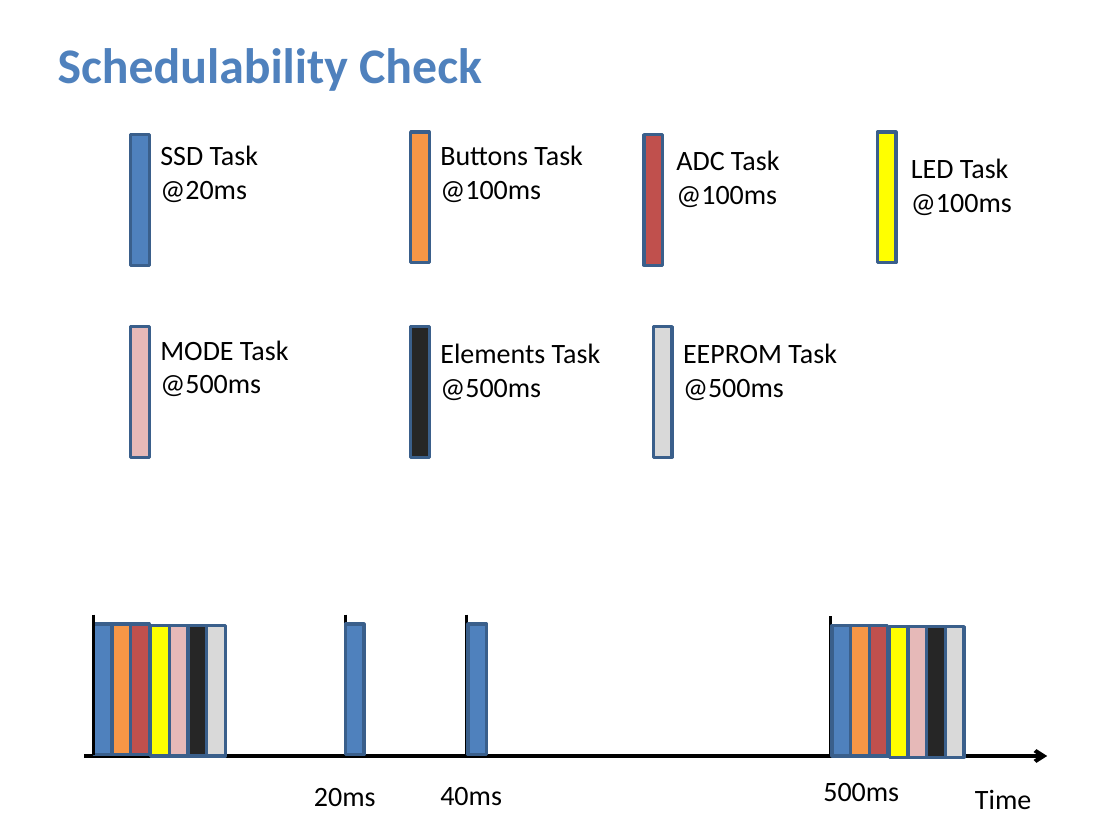
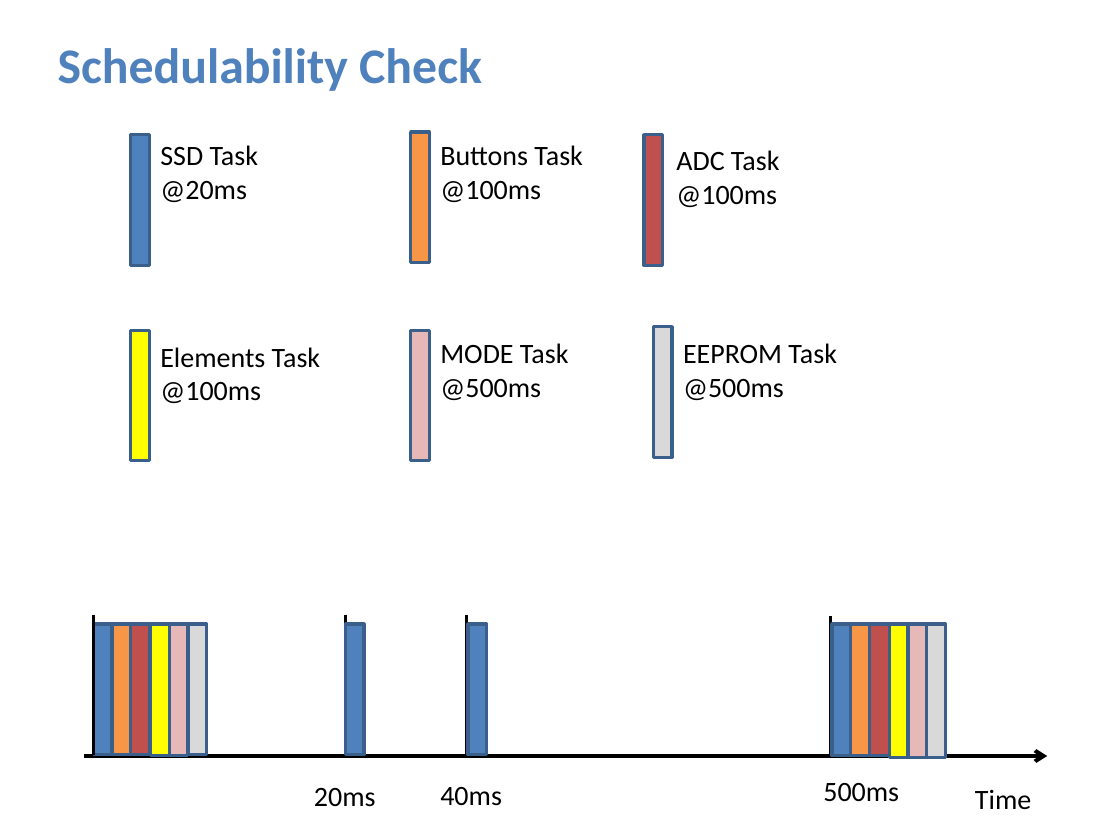
Before and after one commit to Abdelaziz-Sayed-Mohamed/water_heater, a slide deck: slide 4 of WaterHeater.pptx. Drawn at 1120x840 pixels with LibreOffice and Linux fonts; fonts in the diff are those of the drawing. Boxes give left, top, right and bottom in pixels: in the first picture for what was removed or moved away, otherwise in the second. Text is boxed around its words. In the diff, an @@ line names an element or a change of style, - is before the commit and + after.

```diff
--- a/WaterHeater.pptx
+++ b/WaterHeater.pptx
@@ rectangle removed at [411, 327, 430, 458] @@
@@ rectangle: place and size @@
-rectangle at [877, 132, 896, 263]
+rectangle at [131, 330, 150, 461]
@@ text at [160, 347, 321, 403]: text changed @@
-LED Task @100ms
+Elements Task @100ms
@@ rectangle: place and size @@
-rectangle at [131, 327, 150, 458]
+rectangle at [411, 330, 430, 461]
@@ text "MODE Task @500ms": place and size @@
-text "MODE Task @500ms" at [160, 340, 289, 396]
+text "MODE Task @500ms" at [440, 343, 569, 400]
@@ text removed at [440, 343, 601, 400] @@
-Elements Task @500ms
@@ rectangle: place and size @@
-rectangle at [207, 625, 226, 756]
+rectangle at [188, 624, 207, 755]
@@ rectangle removed at [188, 625, 207, 756] @@
@@ rectangle: place and size @@
-rectangle at [851, 625, 870, 756]
+rectangle at [851, 624, 878, 756]
@@ rectangle: place and size @@
-rectangle at [945, 627, 964, 758]
+rectangle at [926, 624, 945, 757]
@@ rectangle removed at [926, 627, 945, 758] @@
```
Also in this commit, not shown: 2 other slides changed, 6 other files.
